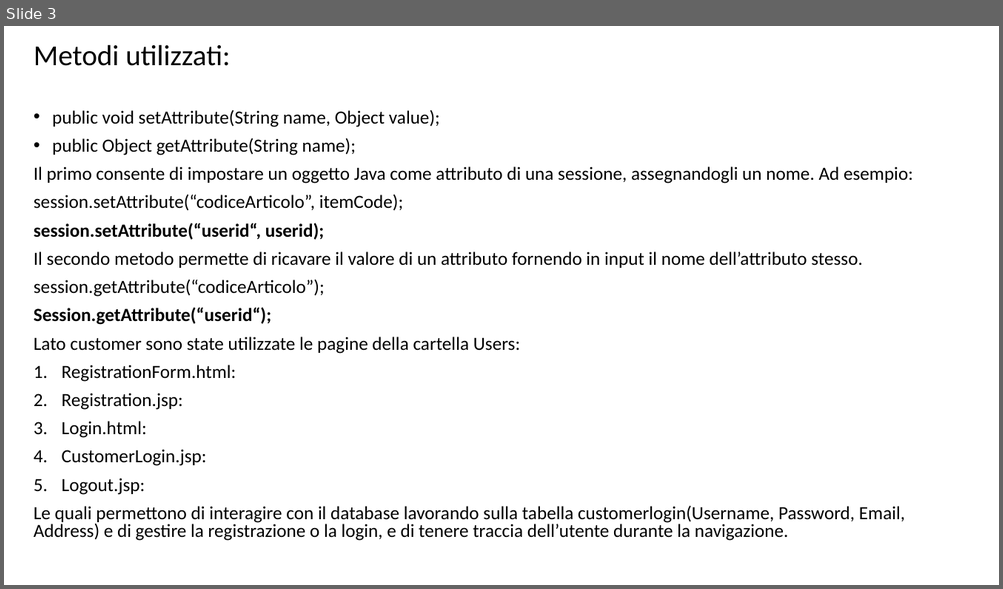
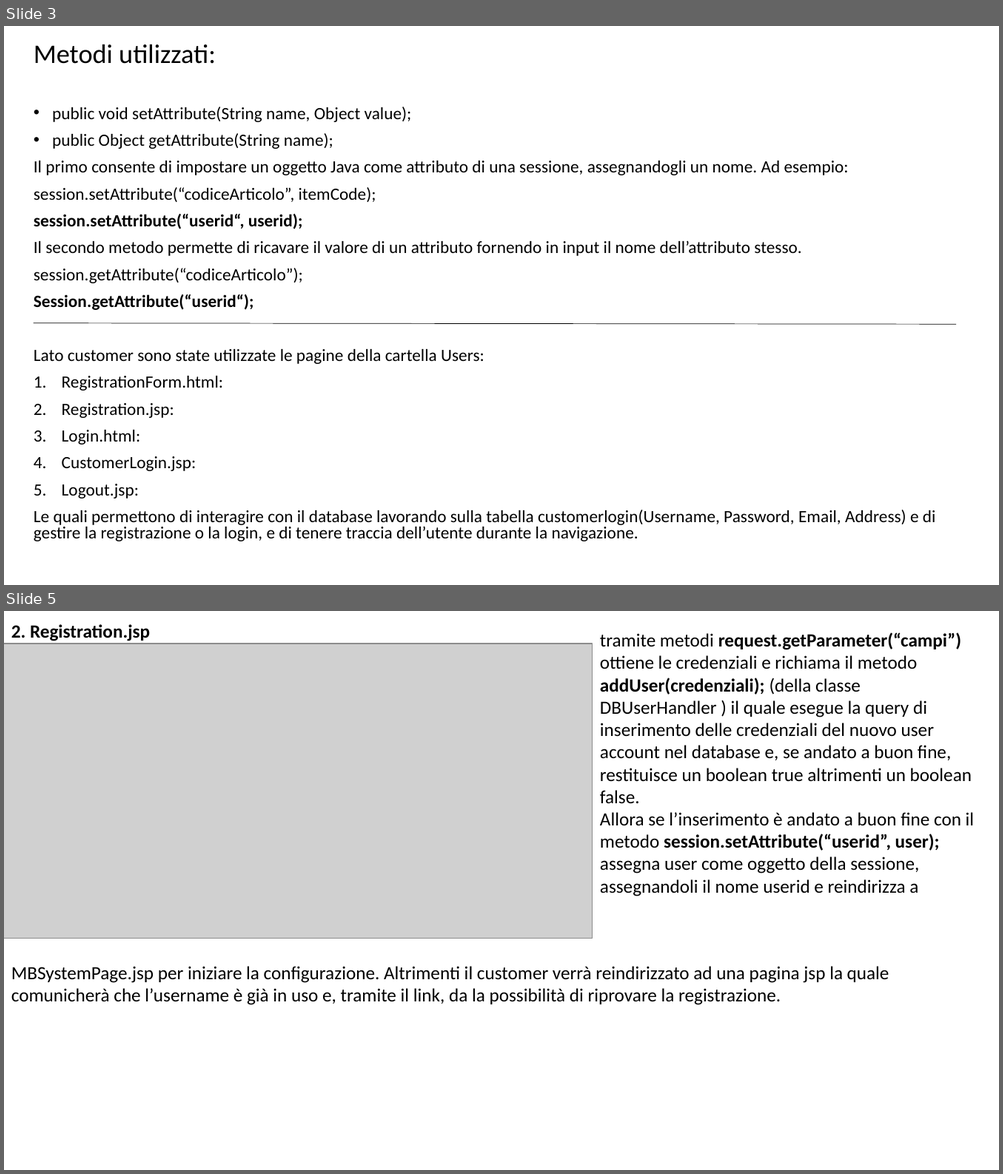
Before and after one commit to EugeHysa/VirtualPCConfiguration, a slide deck: Presentazione nino.pptx. Shown one above the other, each under a label of ours: slide 3 before the commit, slides 3 and 5 after it; the slides between them are not shown. The pictures are 1003x589 and 1003x1174 pixels, drawn with LibreOffice and Linux fonts; fonts in the diff are those of the drawing; grey boxes stand for pictures. Boxes give left, top, right and bottom in pixels: in the first picture for what was removed or moved away, otherwise in the second. Text is boxed around its words. In the diff, an @@ line names an element or a change of style, - is before the commit and + after.

```diff
--- a/Presentazione nino.pptx
+++ b/Presentazione nino.pptx
@@ slide 5 added at bbox=[4, 611, 999, 1170], background #FFFFFF @@
@@ text added at bbox=[11, 624, 150, 641], 18 pt, text #000000, bold @@
+2. Registration.jsp
@@ text added at bbox=[600, 632, 974, 897], 18 pt, text #000000 @@
+tramite metodi request.getParameter(“campi”) ottiene le credenziali e richiama il metodo addUser(credenziali); (della classe DBUserHandler ) il quale esegue la query di inserimento delle credenziali del nuovo user account nel database e, se andato a buon fine, restituisce un boolean true altrimenti un boolean false.
+Allora se l’inserimento è andato a buon fine con il metodo session.setAttribute(“userid”, user); assegna user come oggetto della sessione, assegnandoli il nome userid e reindirizza a
@@ picture added at bbox=[4, 644, 593, 940] @@
@@ text added at bbox=[11, 966, 889, 1005], 18 pt, text #000000 @@
+MBSystemPage.jsp per iniziare la configurazione. Altrimenti il customer verrà reindirizzato ad una pagina jsp la quale comunicherà che l’username è già in uso e, tramite il link, da la possibilità di riprovare la registrazione.
@@ slide 3 changed as well @@
@@ text "Metodi utilizzati:" at bbox=[34, 44, 936, 542]: size 28 to 25.9 pt in "Metodi utilizzati:"; size 18 to 16.6 pt @@
@@ line added from (33, 323) to (956, 324), #000000 0.5 pt @@
```
Also in this commit, not shown: 3 other slides changed, 4 other slides added.
